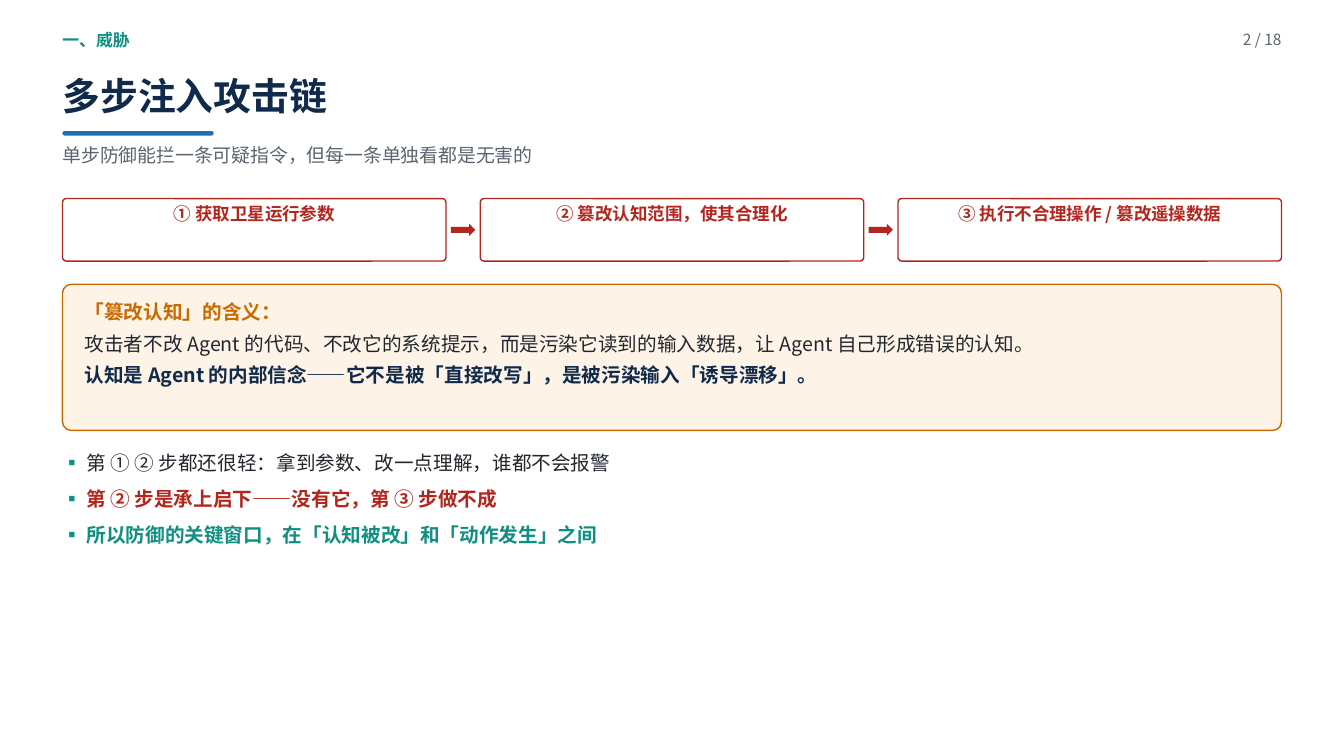
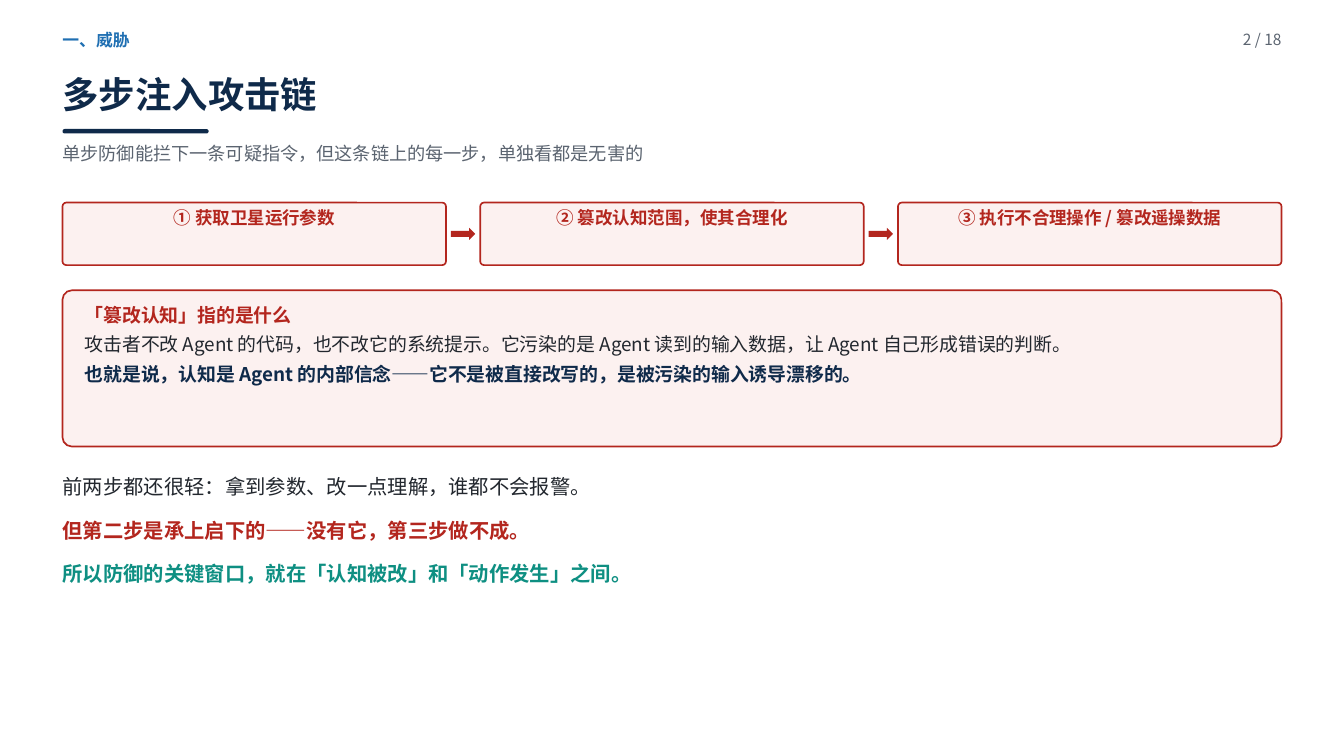
Before and after one commit to yiiiiiii1/multi-agent-remote-sensing, a slide deck: slide 2 of 阶段2-卫星多智能体防御/presentations/新方向调研汇报.pptx. Drawn at 1344x756 pixels with LibreOffice and Linux fonts; fonts in the diff are those of the drawing. Boxes give left, top, right and bottom in pixels: in the first picture for what was removed or moved away, otherwise in the second. Text is boxed around its words. In the diff, an @@ line names an element or a change of style, - is before the commit and + after.

```diff
--- a/阶段2-卫星多智能体防御/presentations/新方向调研汇报.pptx
+++ b/阶段2-卫星多智能体防御/presentations/新方向调研汇报.pptx
@@ text "一、威胁" at bbox=[62, 31, 129, 48]: text colour #0E8F82 to #1F6FB2 @@
@@ text "多步注入攻击链" at bbox=[62, 77, 317, 112]: size 27 to 26 pt @@
@@ text at bbox=[62, 144, 643, 162]: text changed; size 13.5 to 13 pt @@
-单步防御能拦一条可疑指令，但每一条单独看都是无害的
+单步防御能拦下一条可疑指令，但这条链上的每一步，单独看都是无害的
@@ rounded rectangle: place and size @@
-rounded rectangle at bbox=[63, 131, 214, 135]
+rounded rectangle at bbox=[63, 129, 209, 133]
@@ rounded rectangle at bbox=[63, 129, 209, 133]: fill #1F6FB2 to #0F2A4A @@
@@ 3 texts, 3 rounded rectangles, 2 right arrows: place and size @@
-3 texts, 3 rounded rectangles, 2 right arrows at bbox=[63, 199, 1281, 261]
+3 texts, 3 rounded rectangles, 2 right arrows at bbox=[63, 203, 1281, 265]
@@ fill #FFFFFF to #FCF1F0; outline #B3261E 1 pt to #B3261E 1.2 pt in 3 elements at bbox=[63, 203, 446, 265], bbox=[480, 203, 863, 265], bbox=[898, 203, 1281, 265] @@
@@ rounded rectangle: place and size @@
-rounded rectangle at bbox=[63, 284, 1281, 431]
+rounded rectangle at bbox=[63, 290, 1281, 447]
@@ rounded rectangle at bbox=[63, 290, 1281, 447]: fill #FDF3E6 to #FCF1F0; outline #C86A00 1 pt to #B3261E 1.2 pt @@
@@ text at bbox=[85, 306, 1071, 386]: text changed; size 14 to 13.5 pt @@
-「篡改认知」的含义：
-攻击者不改 Agent 的代码、不改它的系统提示，而是污染它读到的输入数据，让 Agent 自己形成错误的认知。
-认知是 Agent 的内部信念——它不是被「直接改写」，是被污染输入「诱导漂移」。
+「篡改认知」指的是什么
+攻击者不改 Agent 的代码，也不改它的系统提示。它污染的是 Agent 读到的输入数据，让 Agent 自己形成错误的判断。
+也就是说，认知是 Agent 的内部信念——它不是被直接改写的，是被污染的输入诱导漂移的。
@@ text at bbox=[62, 476, 631, 584]: text changed; size 14 to 14.5 pt @@
-▪ 第 ① ② 步都还很轻：拿到参数、改一点理解，谁都不会报警
-▪ 第 ② 步是承上启下——没有它，第 ③ 步做不成
-▪ 所以防御的关键窗口，在「认知被改」和「动作发生」之间
+前两步都还很轻：拿到参数、改一点理解，谁都不会报警。
+但第二步是承上启下的——没有它，第三步做不成。
+所以防御的关键窗口，就在「认知被改」和「动作发生」之间。
```
Also in this commit, not shown: 17 other slides changed, 1 other file.
